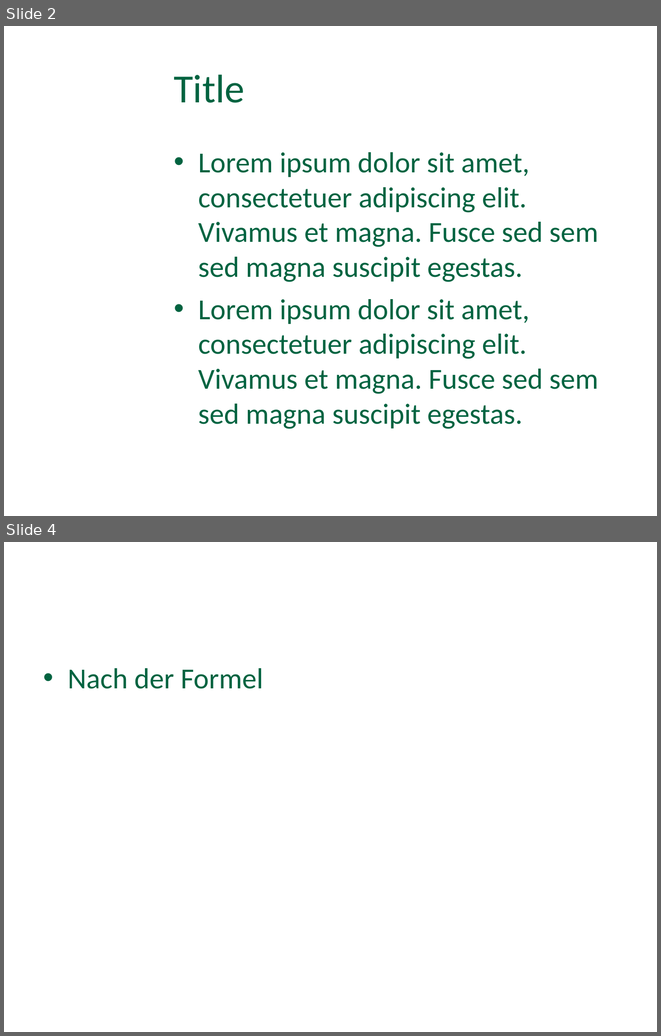
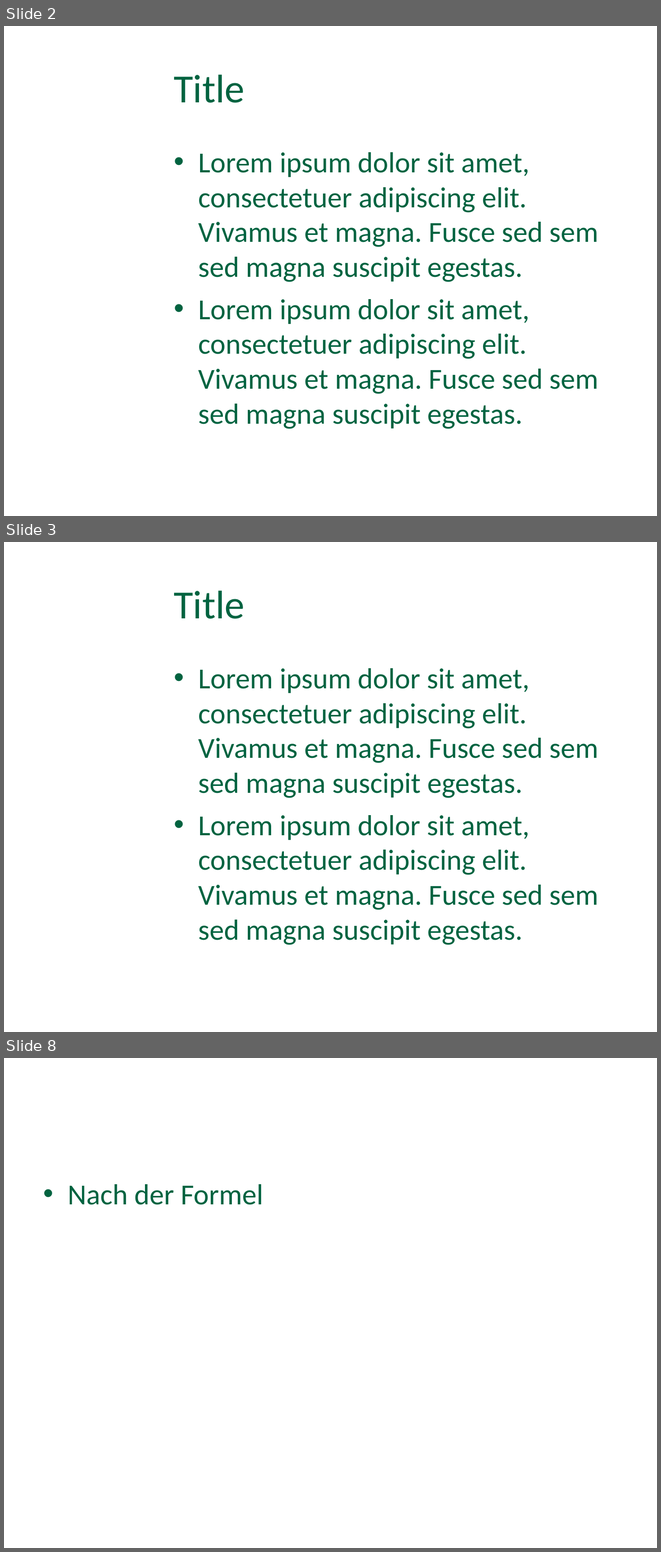
Before and after one commit to unizeug/TBH_lab, a slide deck: TBH lab/Präsentation Kennlinie/Präsentation kennlinie.odp. Shown one above the other, each under a label of ours: slides 2 and 4 before the commit, slides 2, 3 and 8 after it; the slides between them are not shown. The pictures are 661x1036 and 661x1552 pixels, drawn with LibreOffice and Linux fonts; fonts in the diff are those of the drawing; background and template pictures are left out. Boxes give left, top, right and bottom in pixels: in the first picture for what was removed or moved away, otherwise in the second. Text is boxed around its words. In the diff, an @@ line names an element or a change of style, - is before the commit and + after.

```diff
--- a/TBH lab/Präsentation Kennlinie/Präsentation kennlinie.odp
+++ b/TBH lab/Präsentation Kennlinie/Präsentation kennlinie.odp
@@ slide 3 added at (4, 542, 657, 1032), background picture (left out) @@
@@ title added at (174, 590, 245, 619), 44 pt, text #016340 @@
+Title
@@ text added at (198, 668, 598, 945), 32 pt, text #016340 @@
+• Lorem ipsum dolor sit amet, consectetuer adipiscing elit. Vivamus et magna. Fusce sed sem sed magna suscipit egestas.
+• Lorem ipsum dolor sit amet, consectetuer adipiscing elit. Vivamus et magna. Fusce sed sem sed magna suscipit egestas.
@@ what was slide 4 is now slide 8 @@
```
Also in this commit, not shown: 1 slide changed, 5 other slides added, 2 other files.
